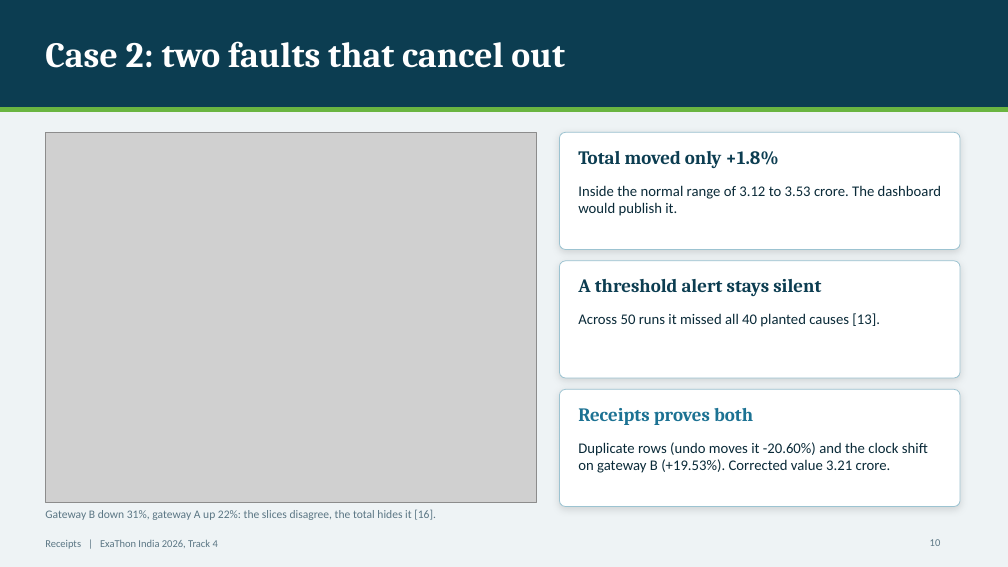
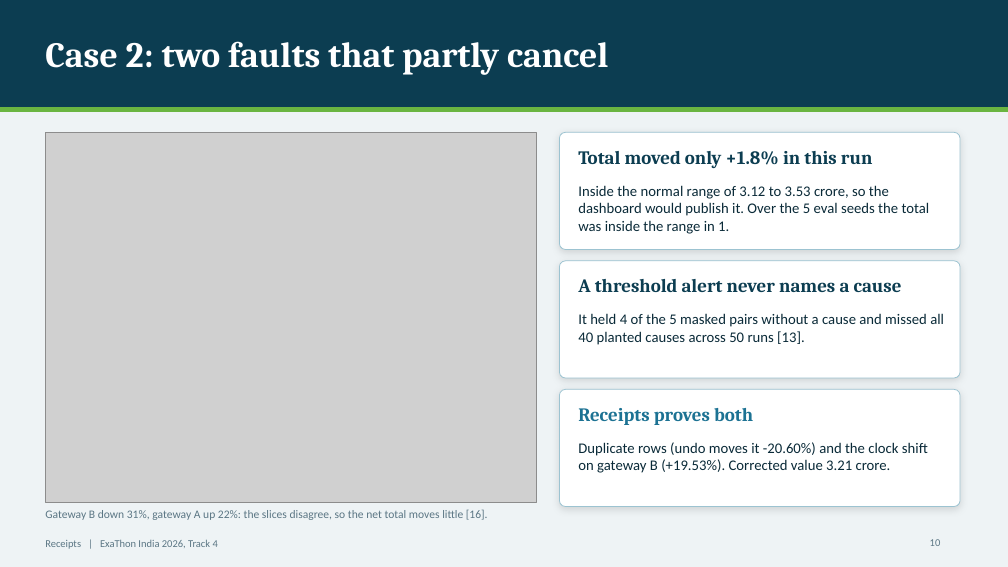
Before and after one commit to AakashMutum/receipts, a slide deck: slide 10 of docs/Receipts_ExaThon_2026_Deck.pptx. Drawn at 1008x567 pixels with LibreOffice and Linux fonts; fonts in the diff are those of the drawing; grey boxes stand for pictures. Boxes give left, top, right and bottom in pixels: in the first picture for what was removed or moved away, otherwise in the second. Text is boxed around its words. In the diff, an @@ line names an element or a change of style, - is before the commit and + after.

Commit message:
Update the pitch deck: masked pair and real change wording

```diff
--- a/docs/Receipts_ExaThon_2026_Deck.pptx
+++ b/docs/Receipts_ExaThon_2026_Deck.pptx
@@ title at [45,41,608,75]: text changed @@
-Case 2: two faults that cancel out
+Case 2: two faults that partly cancel
@@ text at [578,151,873,168]: text changed @@
-Total moved only +1.8%
+Total moved only +1.8% in this run
@@ text at [578,185,930,234]: text changed @@
-Inside the normal range of 3.12 to 3.53 crore. The dashboard would publish it.
+Inside the normal range of 3.12 to 3.53 crore, so the dashboard would publish it. Over the 5 eval seeds the total was inside the range in 1.
@@ text at [578,279,902,292]: text changed @@
-A threshold alert stays silent
+A threshold alert never names a cause
@@ text at [578,313,944,345]: text changed @@
-Across 50 runs it missed all 40 planted causes [13].
+It held 4 of the 5 masked pairs without a cause and missed all 40 planted causes across 50 runs [13].
@@ text at [45,509,488,520]: text changed @@
-Gateway B down 31%, gateway A up 22%: the slices disagree, the total hides it [16].
+Gateway B down 31%, gateway A up 22%: the slices disagree, so the net total moves little [16].
```
Also in this commit, not shown: 3 other slides changed, 1 other file.
